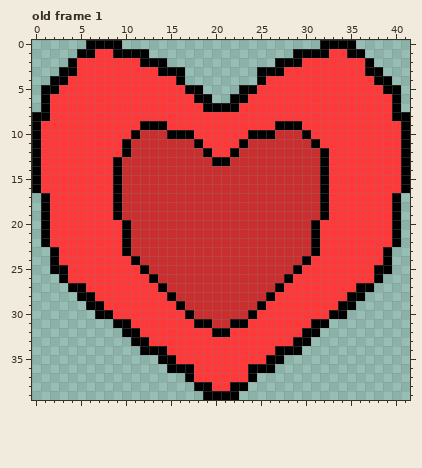
Edited in one commit: pixel-art file (res/img/items/instant_health_pickup.ase). The first picture shows the starting point.
128x128 pixels, 1 frame. Shown: old frame 1. The old version is drawn lined up with the new one, on the new canvas. The commit also changed other frames, which this record leaves out.
After:
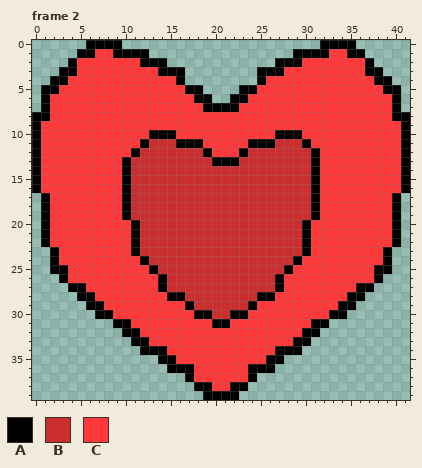
Palette (. is transparent): A #000000  B #ca2e2e  C #ff3939
A new or re-ordered frame is compared with the old frame closest to it.
The commit says: Health Pickup item rendering as an entity
Difference:
canvas 128x128 -> 42x40, the old top-left corner now at -43,-42 (the part of the old canvas that was cut away was empty and is not shown)
frames 1 -> 4
Frame 2 is new; against old frame 1:
The edit turns colour B into colour A in row 10 at x 13 to 14 and 27 to 29; in row 11 at x 12, 16 to 17, 24 to 26 and 30; in row 12 at x 11, 23 and 31; in row 13 at x 10, 22 and 31; in rows 14 to 19 at x 10 and 31; in rows 20 to 23 at x 11 and 30.
The edit turns colour B into colour A in row 24 at x 12 and 29; in row 25 at x 13 and 28; in row 26 at x 14 and 27; in row 28 at x 16 and 25; in row 29 at x 17 and 24; in row 30 at x 18 to 19 and 22 to 23.
The edit turns colour B into colour A in row 31 at x 20 to 21.
The edit turns colour A into colour C in row 9 at x 12 to 14 and 27 to 29; in row 10 at x 11, 16 to 17, 24 to 26 and 30; in row 11 at x 10, 23 and 31; in row 12 at x 10, 22 and 32; in rows 13 to 19 at x 9 and 32; in rows 20 to 23 at x 10 and 31.
The edit turns colour A into colour C in row 24 at x 11 and 30; in row 25 at x 12 and 29; in row 26 at x 13 and 28; in row 29 at x 16 and 25; in row 30 at x 17 and 24; in row 31 at x 18 to 19 and 22 to 23.
The edit turns colour A into colour C in row 32 at x 20 to 21.
The edit turns colour B into colour C in row 10 at x 12; in row 11 at x 11.
Where, in picture pixels (left, top, right, bottom), the same in both pictures:
changed: (113, 121, 329, 337)
